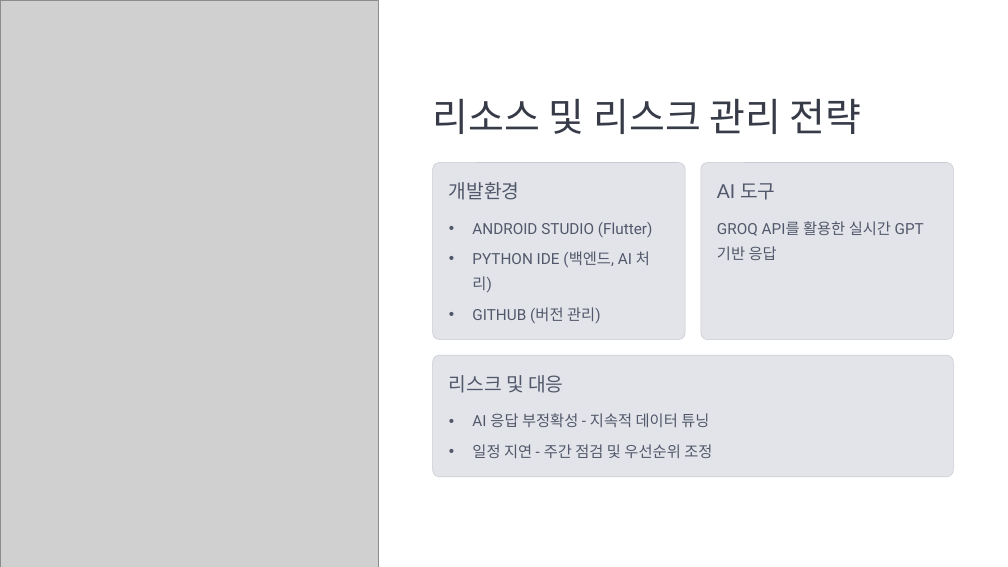
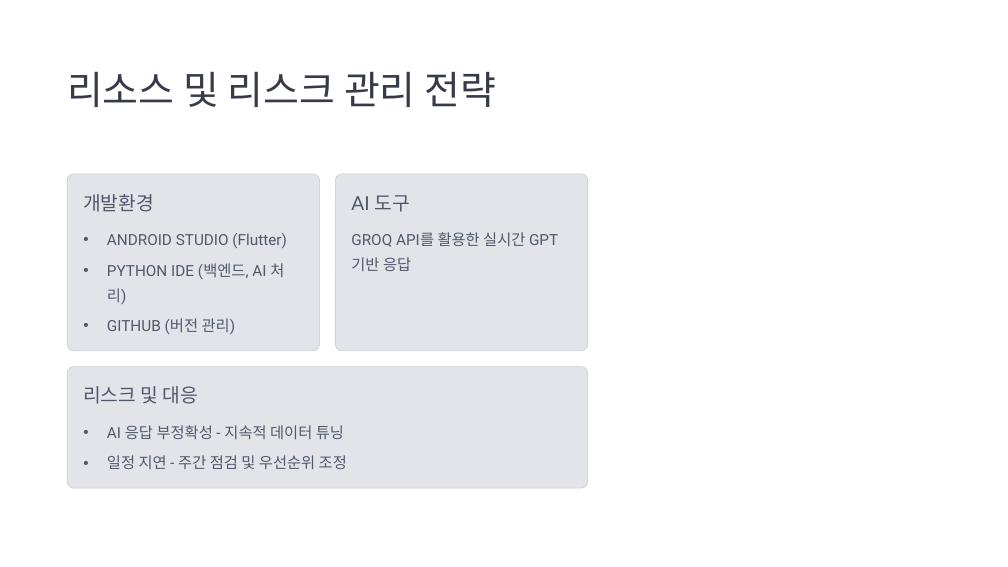
Before and after one commit to lraylanl/flutter-learning, a slide deck: slide 3 of Project_Interview/AI.pptx. Drawn at 1008x567 pixels with LibreOffice and Linux fonts; fonts in the diff are those of the drawing; grey boxes stand for pictures; background and template pictures are left out. Boxes give left, top, right and bottom in pixels: in the first picture for what was removed or moved away, otherwise in the second. Text is boxed around its words. In the diff, an @@ line names an element or a change of style, - is before the commit and + after.

```diff
--- a/Project_Interview/AI.pptx
+++ b/Project_Interview/AI.pptx
@@ picture removed at (0,0,378,567) @@
@@ text "리소스 및 리스크 관리 전략": place and size @@
-text "리소스 및 리스크 관리 전략" at (433,99,862,134)
+text "리소스 및 리스크 관리 전략" at (67,72,496,107)
@@ 9 texts, 3 rounded rectangles: place and size @@
-9 texts, 3 rounded rectangles at (433,163,953,477)
+9 texts, 3 rounded rectangles at (67,174,588,488)
```
Also in this commit, not shown: 2 other slides changed.
